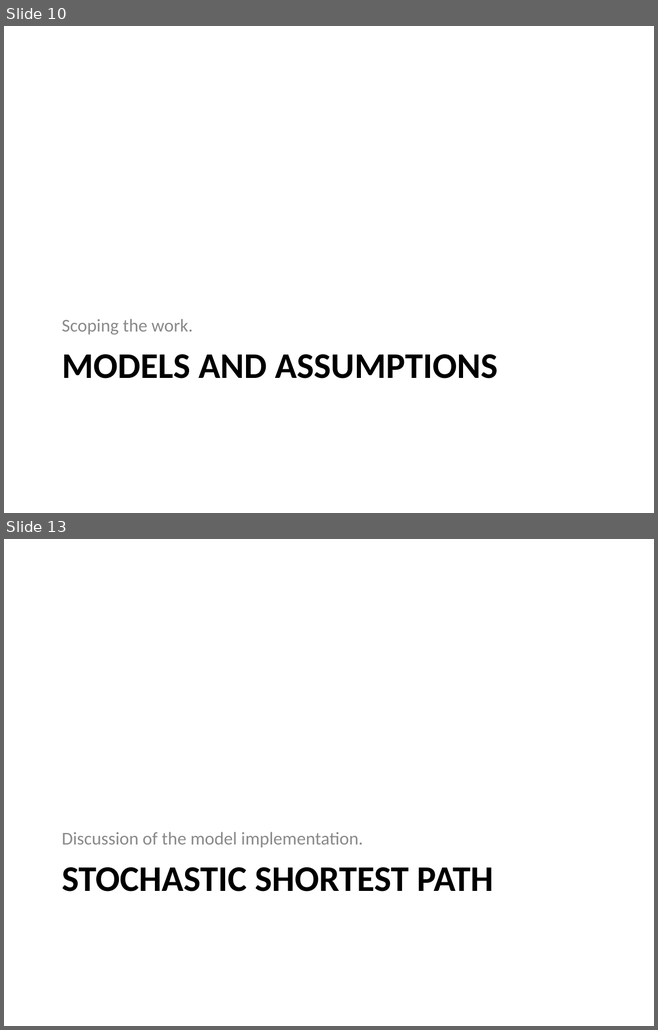
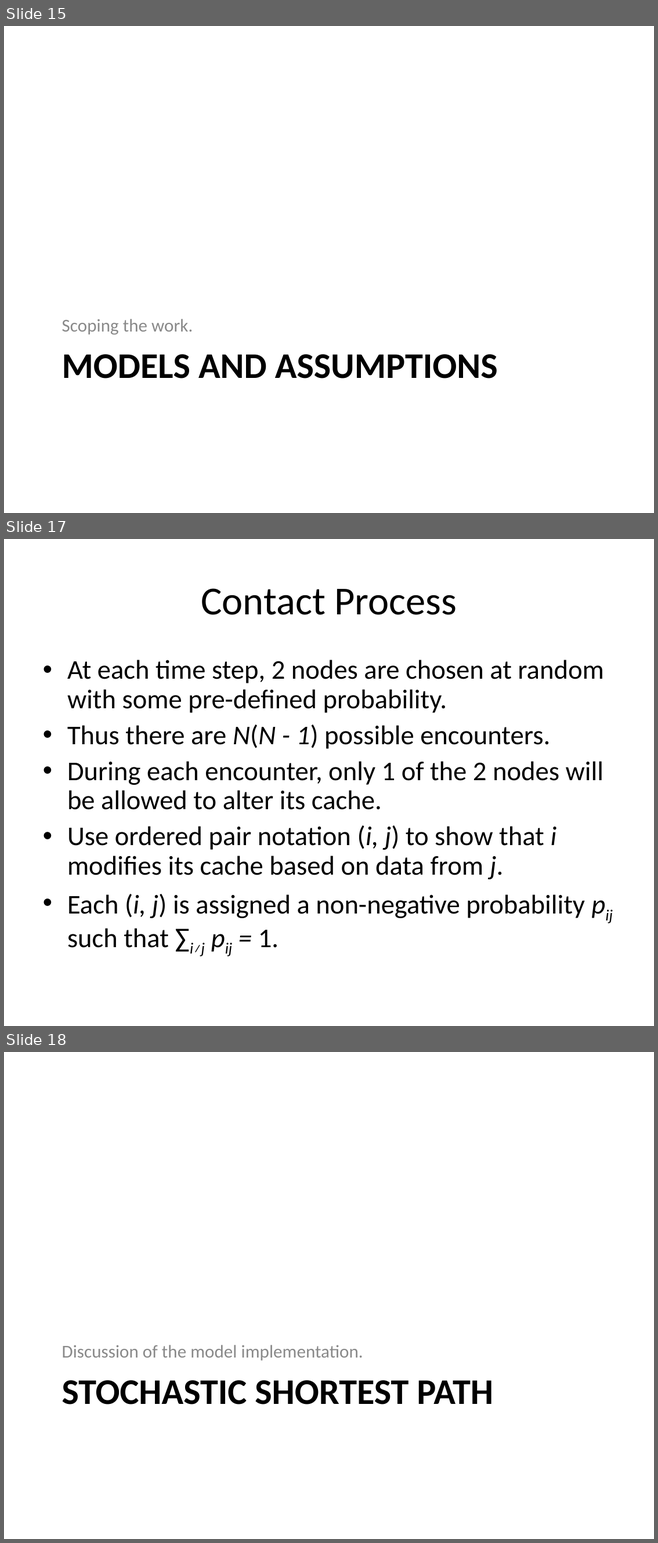
Before and after one commit to mazzas/School, a slide deck: SE4960/Journal Club/Minimum Latency Data Diffusion in Intermittently Connected Mobile.ppt. Shown one above the other, each under a label of ours: slides 10 and 13 before the commit, slides 15, 17 and 18 after it; the slides between them are not shown. The pictures are 658x1030 and 658x1543 pixels, drawn with LibreOffice and Linux fonts; fonts in the diff are those of the drawing. Boxes give left, top, right and bottom in pixels: in the first picture for what was removed or moved away, otherwise in the second. Text is boxed around its words. In the diff, an @@ line names an element or a change of style, - is before the commit and + after.

```diff
--- a/SE4960/Journal Club/Minimum Latency Data Diffusion in Intermittently Connected Mobile.ppt
+++ b/SE4960/Journal Club/Minimum Latency Data Diffusion in Intermittently Connected Mobile.ppt
@@ slide 17 added at (x1=4, y1=539, x2=654, y2=1026), background #FFFFFF @@
@@ title added at (x1=201, y1=588, x2=456, y2=615), 44 pt, text #000000 @@
+Contact Process
@@ text added at (x1=67, y1=660, x2=603, y2=957), 30 pt, text #000000 @@
+• At each time step, 2 nodes are chosen at random with some pre-defined probability.
+• Thus there are N(N - 1) possible encounters.
+• During each encounter, only 1 of the 2 nodes will be allowed to alter its cache.
+• Use ordered pair notation (i, j) to show that i modifies its cache based on data from j.
+• Each (i, j) is assigned a non-negative probability pij such that ∑i≠j pij = 1.
@@ what was slide 10 is now slide 15 @@
@@ what was slide 13 is now slide 18 @@
```
Also in this commit, not shown: 8 other slides added, 3 slides removed.
